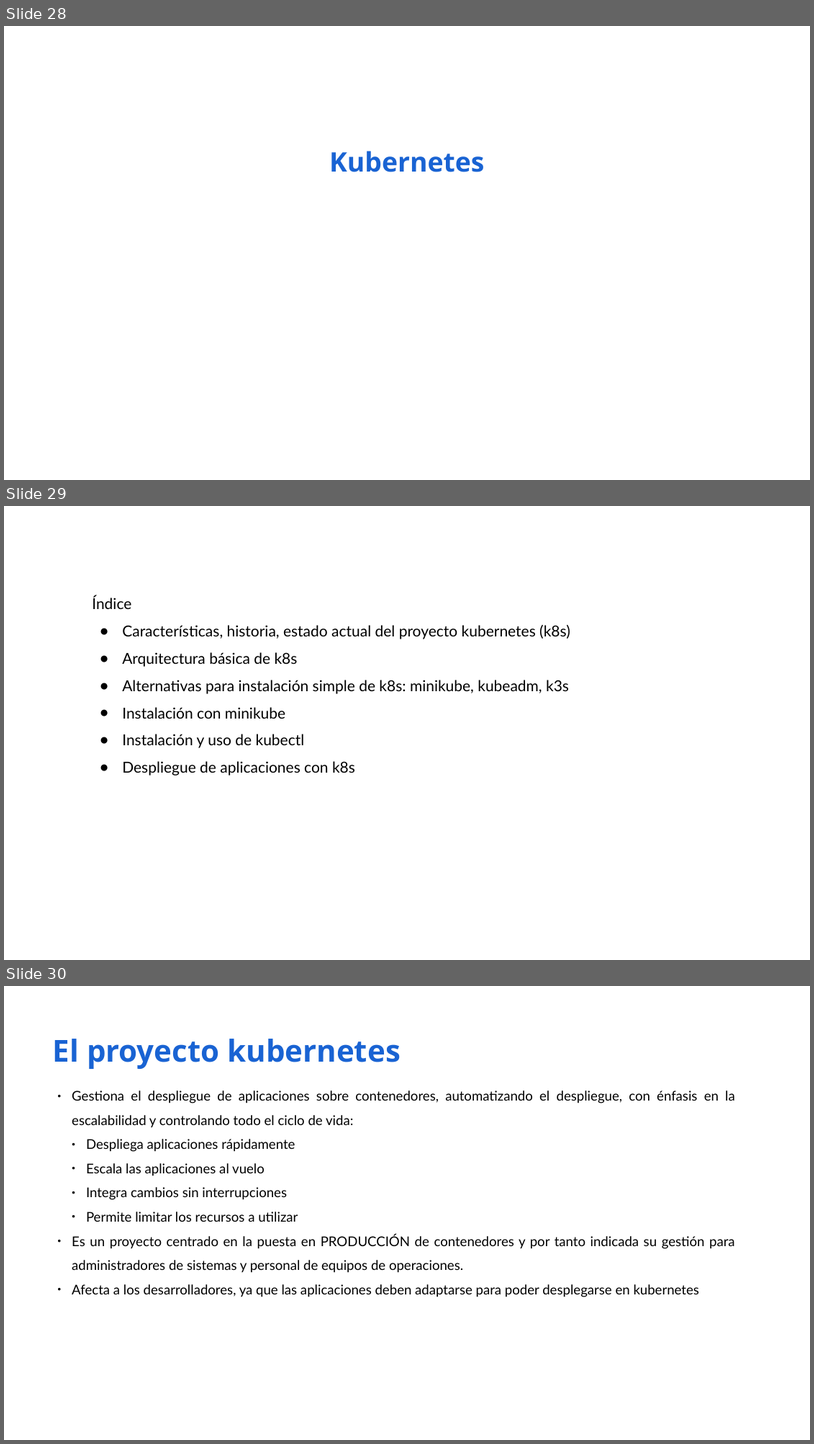
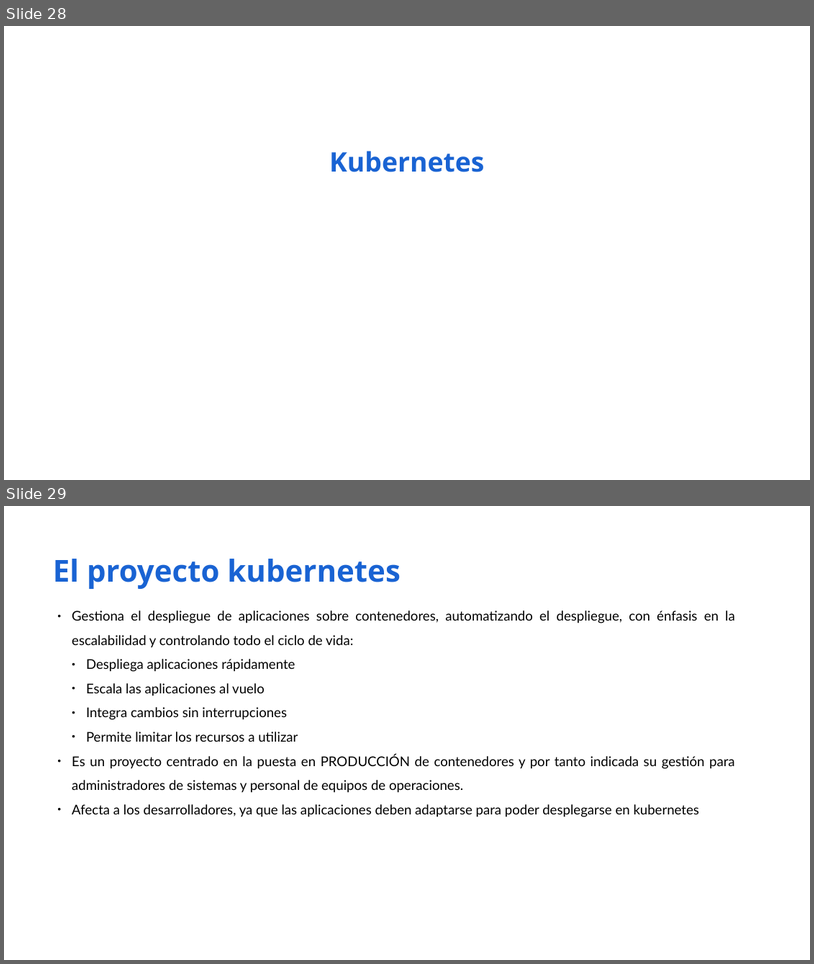
Before and after one commit to iesgn/curso_kubernetes_2020, a slide deck: unidad1/01-despliegue_aplic_contenedores.odp. Shown one above the other, each under a label of ours: slides 28, 29 and 30 before the commit, slides 28 and 29 after it. The pictures are 814x1444 and 814x964 pixels, drawn with LibreOffice and Linux fonts; fonts in the diff are those of the drawing. Boxes give left, top, right and bottom in pixels: in the first picture for what was removed or moved away, otherwise in the second. Text is boxed around its words. In the diff, an @@ line names an element or a change of style, - is before the commit and + after.

```diff
--- a/unidad1/01-despliegue_aplic_contenedores.odp
+++ b/unidad1/01-despliegue_aplic_contenedores.odp
@@ slide 29 removed at bbox=[4, 506, 810, 960], background #FFFFFF @@
@@ text removed at bbox=[92, 596, 571, 775] @@
-Índice
-● Características, historia, estado actual del proyecto kubernetes (k8s)
-● Arquitectura básica de k8s
-● Alternativas para instalación simple de k8s: minikube, kubeadm, k3s
-● Instalación con minikube
-● Instalación y uso de kubectl
-● Despliegue de aplicaciones con k8s
@@ what was slide 30 is now slide 29 @@
```
Also in this commit, not shown: 1 slide changed, 1 other file.
